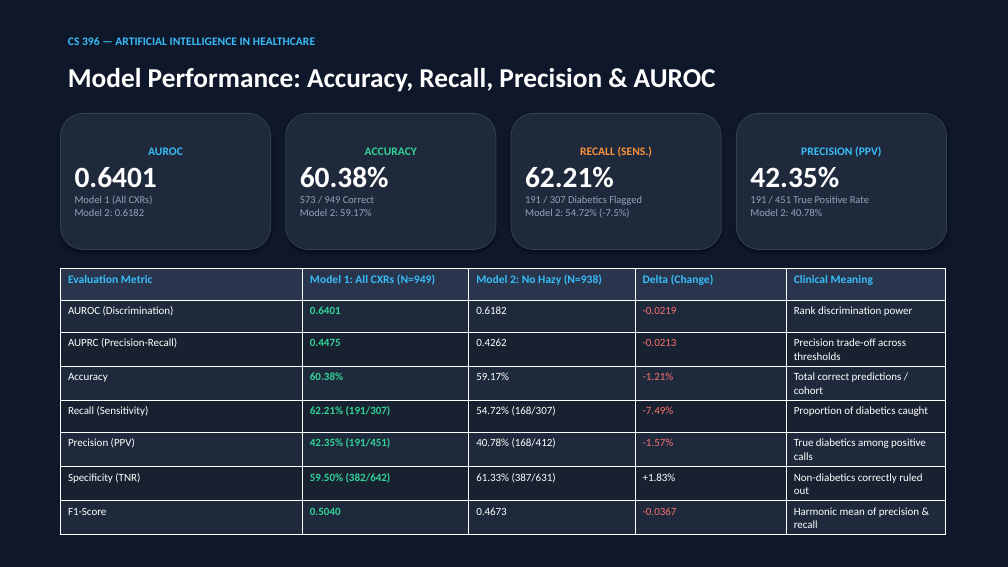
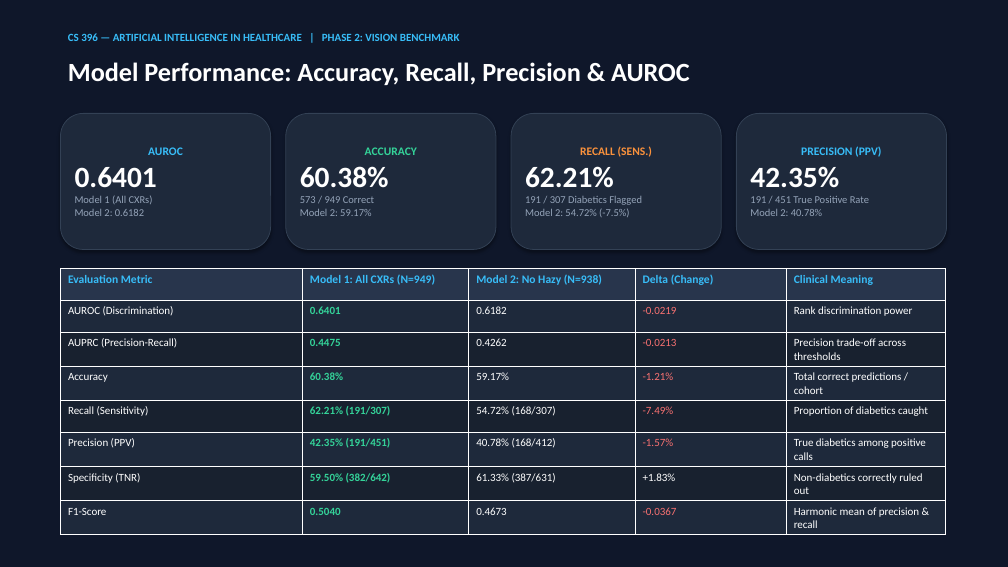
Before and after one commit to UnusualGelo/Oppurtunistic_Detection_of_Type_II_Diabetes, a slide deck: slide 6 of malek_and_angelo/malek/Malek_T2D_CNN_Presentation.pptx (slide 5 before the commit). Drawn at 1008x567 pixels with LibreOffice and Linux fonts; fonts in the diff are those of the drawing. Boxes give left, top, right and bottom in pixels: in the first picture for what was removed or moved away, otherwise in the second. Text is boxed around its words. In the diff, an @@ line names an element or a change of style, - is before the commit and + after.

Commit message:
feat(slides): add 5-phase experimental progress roadmap and phase milestone headers across all 11 slides

```diff
--- a/malek_and_angelo/malek/Malek_T2D_CNN_Presentation.pptx
+++ b/malek_and_angelo/malek/Malek_T2D_CNN_Presentation.pptx
@@ text "Model Performance: Accuracy, Recall, Precision ..." at [68, 62, 690, 85]: size 26 to 25 pt @@
@@ text at [68, 33, 460, 41]: text changed; size 11 to 10.5 pt @@
-CS 396 — ARTIFICIAL INTELLIGENCE IN HEALTHCARE
+CS 396 — ARTIFICIAL INTELLIGENCE IN HEALTHCARE | PHASE 2: VISION BENCHMARK
```
Also in this commit, not shown: 8 other slides changed, 2 slides added, 1 slide removed, 1 other file.
